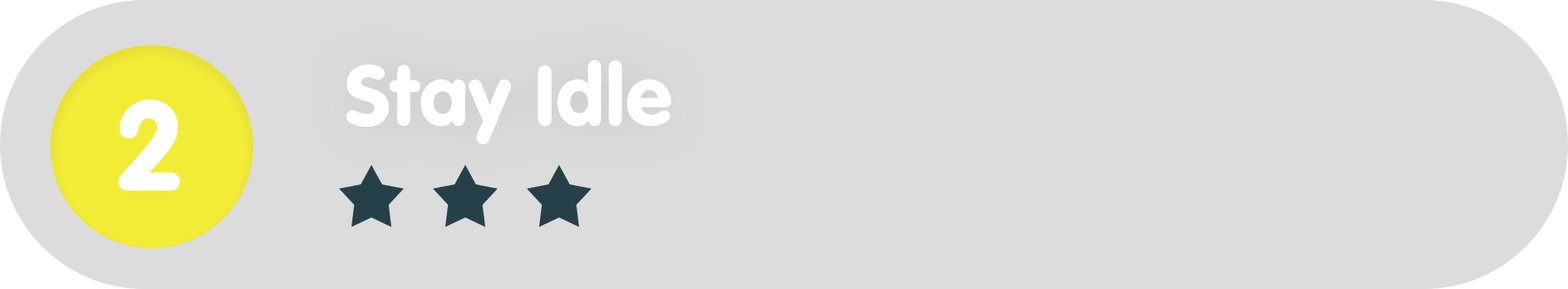
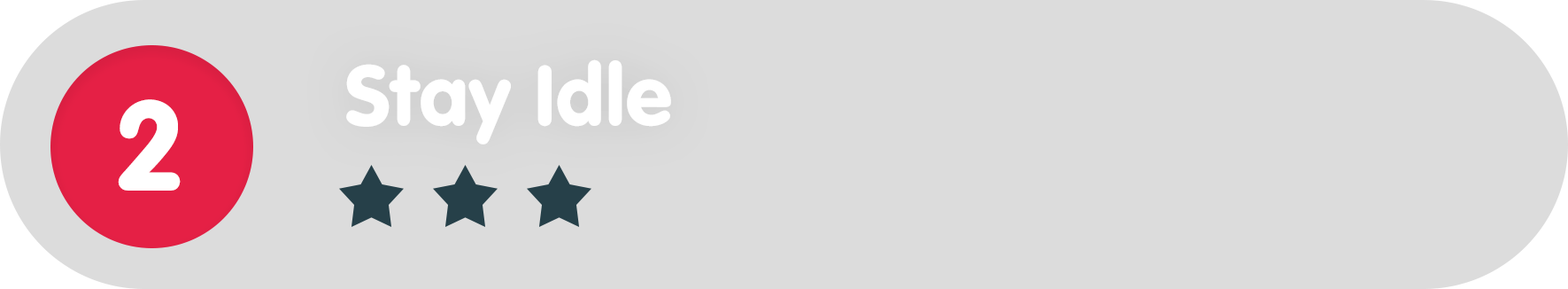
Two versions of the same layered image (1568 × 289). Layer-by-layer changes:
painted on "Ellipse_green" over [50,45,254,248]
